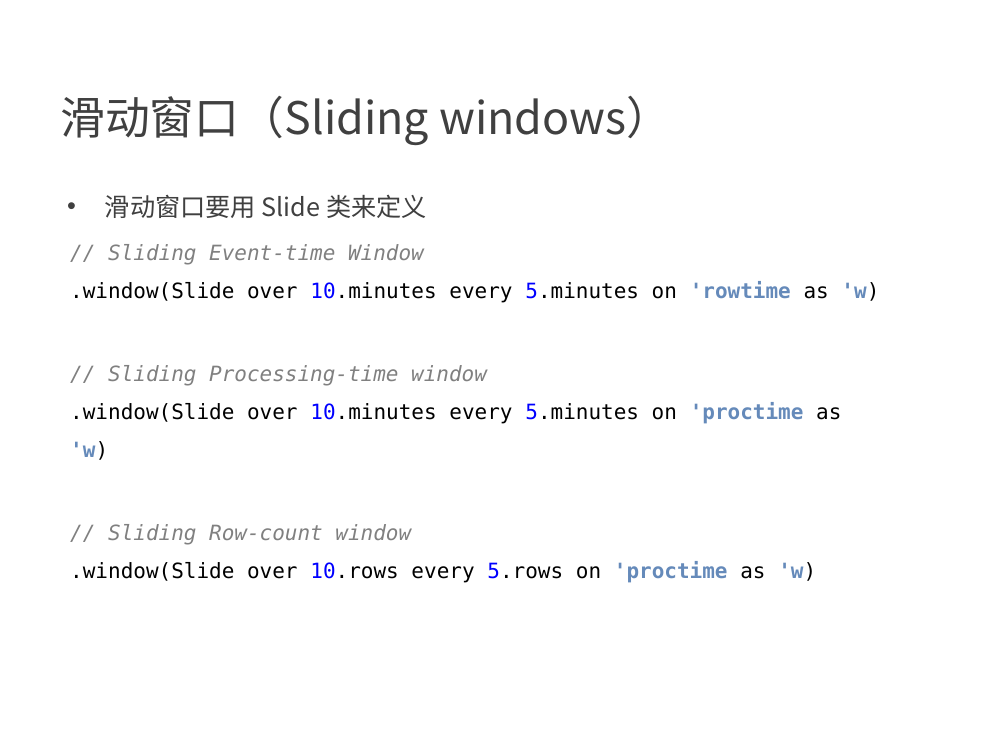
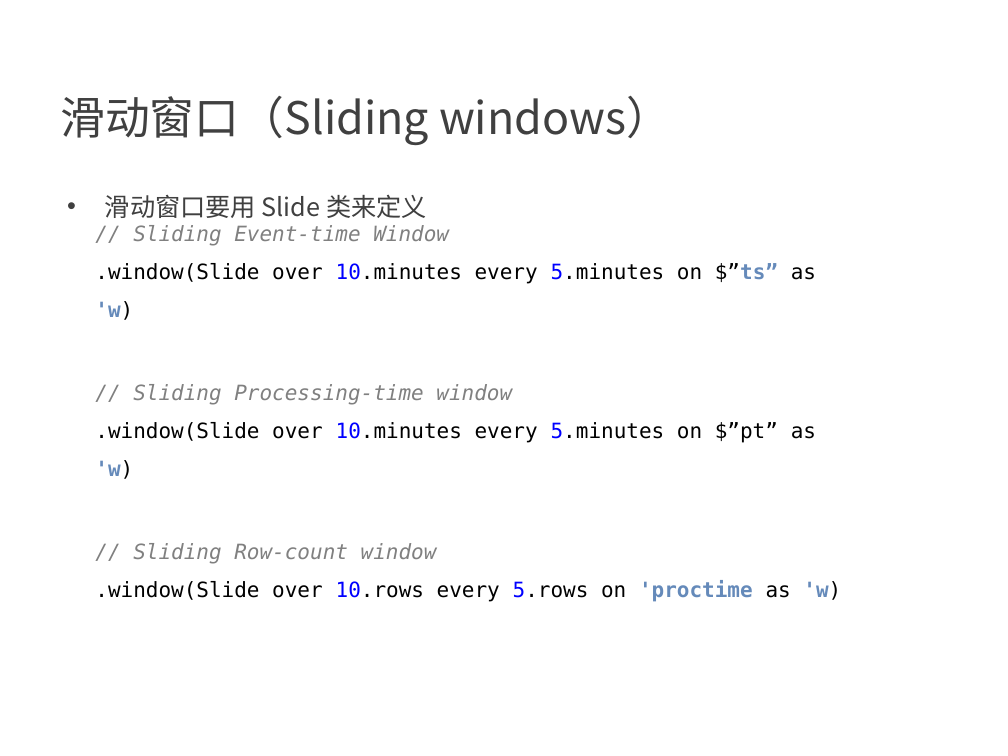
Before and after one commit to confucianzuoyuan/flink-tutorial, a slide deck: slide 41 of slides/9_Table API 和 Flink SQL.pptx. Drawn at 1008x756 pixels with LibreOffice and Linux fonts; fonts in the diff are those of the drawing; background and template pictures are left out. Boxes give left, top, right and bottom in pixels: in the first picture for what was removed or moved away, otherwise in the second. Text is boxed around its words. In the diff, an @@ line names an element or a change of style, - is before the commit and + after.

```diff
--- a/slides/9_Table API 和 Flink SQL.pptx
+++ b/slides/9_Table API 和 Flink SQL.pptx
@@ text at box(95, 225, 841, 602): text changed @@
-// Sliding Event-time Window
-.window(Slide over 10.minutes every 5.minutes on 'rowtime as 'w)
-// Sliding Processing-time window
-.window(Slide over 10.minutes every 5.minutes on 'proctime as 'w)
-// Sliding Row-count window
-.window(Slide over 10.rows every 5.rows on 'proctime as 'w)
+// Sliding Event-time Window
+.window(Slide over 10.minutes every 5.minutes on $”ts” as 'w)
+// Sliding Processing-time window
+.window(Slide over 10.minutes every 5.minutes on $”pt” as 'w)
+// Sliding Row-count window
+.window(Slide over 10.rows every 5.rows on 'proctime as 'w)
```
Also in this commit, not shown: 11 other slides changed, 1 other file.
